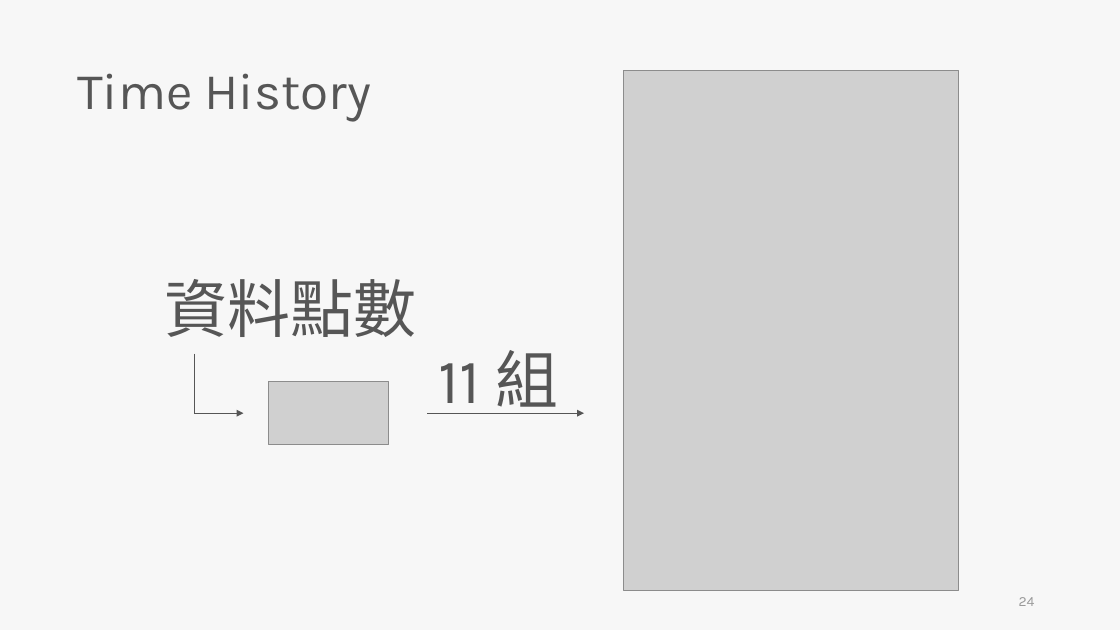
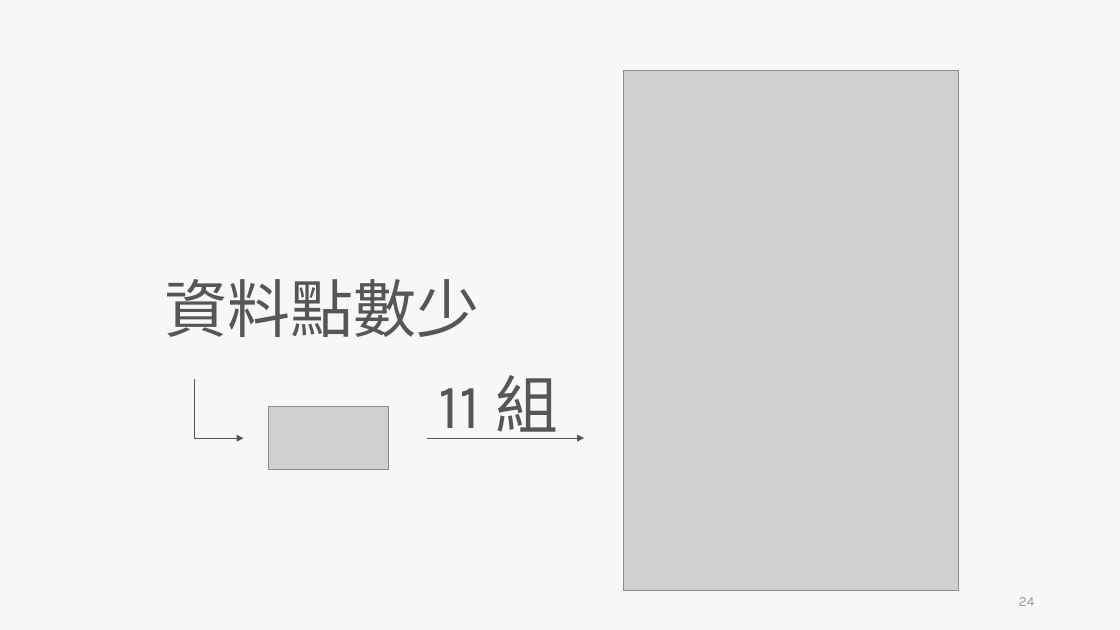
Before and after one commit to skyran1278/thesis, a slide deck: slide 24 of Meeting/20190516 Meeting/20190516 Meeting.pptx. Drawn at 1120x630 pixels with LibreOffice and Linux fonts; fonts in the diff are those of the drawing; grey boxes stand for pictures. Boxes give left, top, right and bottom in pixels: in the first picture for what was removed or moved away, otherwise in the second. Text is boxed around its words. In the diff, an @@ line names an element or a change of style, - is before the commit and + after.

```diff
--- a/Meeting/20190516 Meeting/20190516 Meeting.pptx
+++ b/Meeting/20190516 Meeting/20190516 Meeting.pptx
@@ text removed at (77, 73, 371, 121) @@
-Time History
@@ text at (164, 279, 479, 337): text changed @@
-資料點數
+資料點數少
@@ 1 text, 1 elbow arrow, 1 arrow, 1 picture: place and size @@
-1 text, 1 elbow arrow, 1 arrow, 1 picture at (195, 350, 584, 444)
+1 text, 1 elbow arrow, 1 arrow, 1 picture at (195, 375, 584, 470)
```
Also in this commit, not shown: 1 slide added, 1 slide removed.
